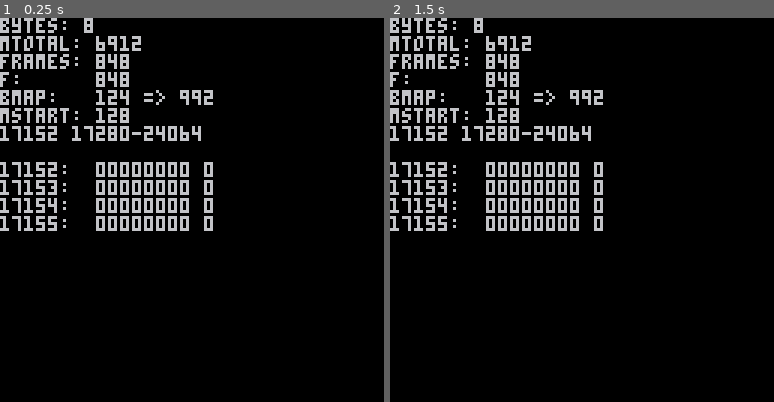
Above: before the commit, frames 1-2 (left to right).
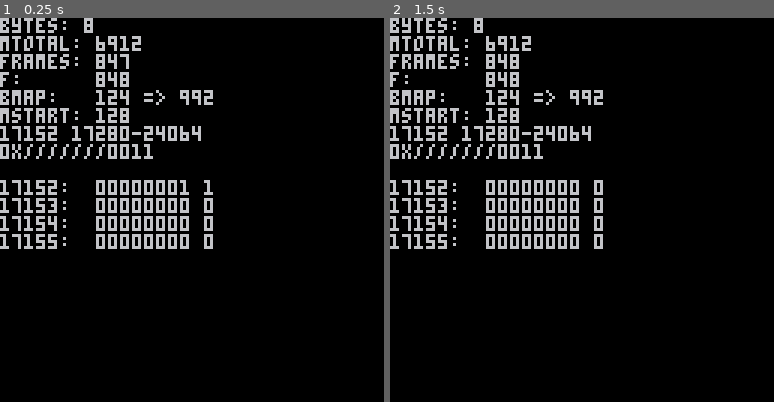
Above: after the commit, the same moments.

Repository: Finkch/pico-64
Game: PICO-8 cartridge pico-64.p8
Two runs of this game, one before a commit and one after it. Both use one fixed random seed, a clock stepped at 60 frames per second and the inputs below.
Inputs:
- Up to frame 1 (0.25 s): no input
- Up to frame 2 (1.5 s): tap X (X key) at 0.33, 1.07 s

The runs differ from the first frame. In frame 1, 2.7% of the frame differs, in the area x 0-56%, y 10-61%; in frame 2, 2.6%.

Commit message:
Created a frame class
Refactoring.
Added to_hex method.
Debugging stuff.
Bug fixes, too.

Diff:
--- /dev/null
+++ b/frame.lua
@@ -0,0 +1,31 @@
+-- creates a frame
+function frame(addr)
+
+    -- holds the relevant data
+    frame_num, addr = allocate(addr)
+    local f = {
+        frame_num = frame_num, -- the frame number
+        addr = addr, -- absolute address
+        deallocate = function(self) -- a function to deallocate the frame
+            deallocate(self.frame_num)
+        end
+    }
+
+    -- assigns the metatable
+    setmetatable(f, frame_mt)
+
+    return f
+end
+
+-- sets up metatable
+function init_frames()
+    frame_mt = {
+        __tostring = function(self)
+            local str = ""
+            for i = 0, word_size - 1 do
+                str = str..to_hex(@(self.addr + i), i == 0) -- prints in hex (pico-8 readout it small)
+            end
+            return str
+        end
+    }
+end
--- a/memory.lua
+++ b/memory.lua
@@ -32,11 +32,12 @@
 
 	--	gets the index of the
 	--	first available frame
-    if (fnan == nil) local faf=get_faf()
+    local faf = -1
+    if (fnan == nil) faf = get_faf()
 
 	--	throws error if there's no
 	--	memory available
-	assert(faf, "can't find frame")
+	assert(faf >= 0, "can't find frame "..tostr(faf))
 
     -- ensures frame is empty
     --assert(faf)
@@ -51,10 +52,10 @@
 	assert(f_available >= 0, "out of memory")
 
 	--	clears the frame
-	clear_mem(mstartr + faf * 8, word_size)
+	clear_mem(mstart + faf * 8, word_size)
 
 	--	returns the frame's index
-	return faf
+	return faf, mstart + faf * word_size
 end
 
 --	searches through the bitmap
@@ -64,7 +65,7 @@
 	for i = 0, bmap do	--	all bytes
 		for j = 0, 7 do	--	bit in btye
 			--	checks if bit is 0
-			if @(offset + i) & (1 << j) == 0 then
+			if @(moffset + i) & (1 << j) == 0 then
 				return 8 * i + j	--	returns idx
 			end
 		end
@@ -102,7 +103,7 @@
 --	checks the state of a flag
 function f_bmap(idx)
 	--	gets the address
-	local ma = offset + flr(idx / 8)
+	local ma = moffset + flr(idx / 8)
 
 	--	shifts right so the important
 	--	bit is the first one, and
--- a/pico-64.p8
+++ b/pico-64.p8
@@ -10,6 +10,8 @@
 #include register.lua
 #include inops.lua
 #include flops.lua
+#include frame.lua
+
 
 function _init()
 	word_size = 8 -- in bytes
@@ -22,14 +24,32 @@
 
 	init_memory(word_size)
 
+	init_frames()
+
+	xcnt = 0
+
+	f1 = frame()
+
+	poke(f1.addr + word_size - 1, 17)
+
 end
 
 function _update()
+
+	if btnp(❎) then
+		xcnt += 1
+	end
+
+	if btnp(❎) and xcnt == 1 then
+		f1:deallocate()
+	end
+
 end
 
 function _draw()
 	cls(0)
 	draw_memory()
+	print(f1)
 	print("")
 
 	--	prints some of bit-map
--- a/util.lua
+++ b/util.lua
@@ -16,6 +16,33 @@
     --	returns
     return bin
 end
+
+function to_hex(num, ox)
+
+    if (ox == nil) ox = true
+
+    if num == 0 then
+        if (ox) return "0x/"
+        return "/"
+    end
+
+    -- sets the prefix
+    local hex = ""
+
+    hex ..= tostr(num, true)
+
+    if (not ox) hex = sub(hex, 3)
+
+    for i = 0, #hex - 1 do
+        if hex[i] == "." then
+            hex = sub(hex, 0, i - 1)
+            break
+        end
+    end
+
+    return hex
+end
+
 
 
 --	prints address, binary value
